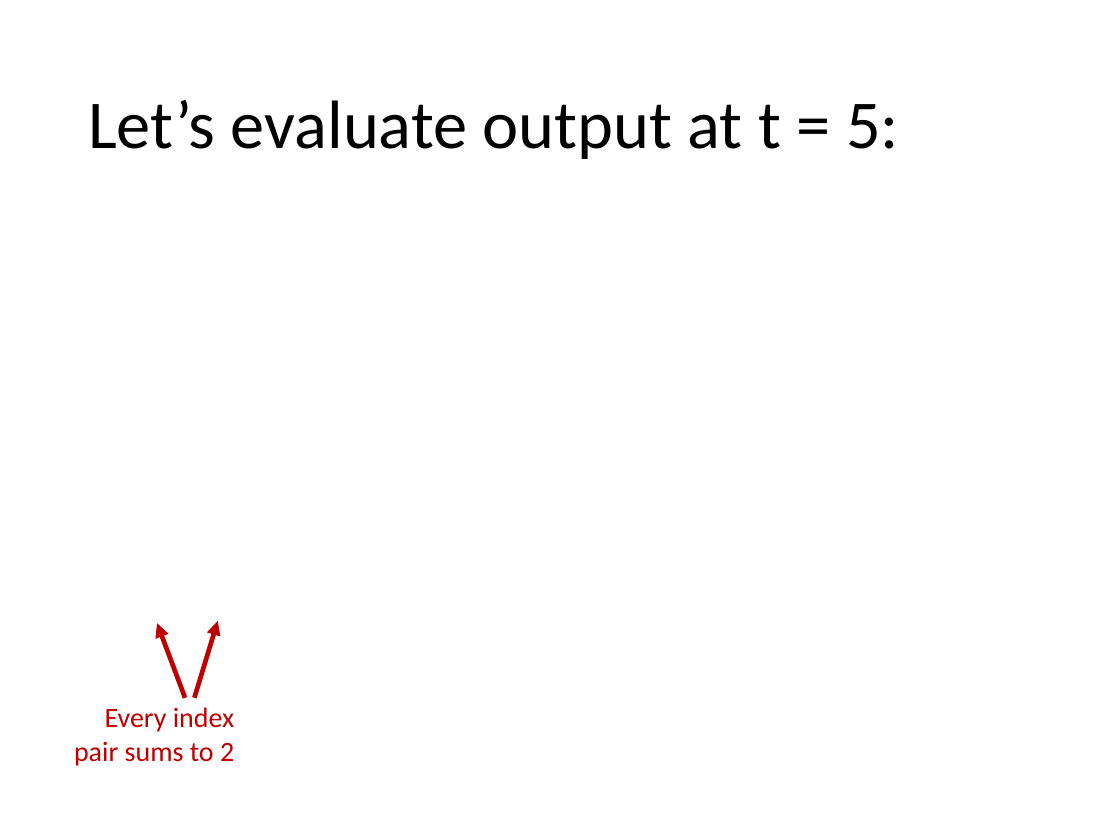
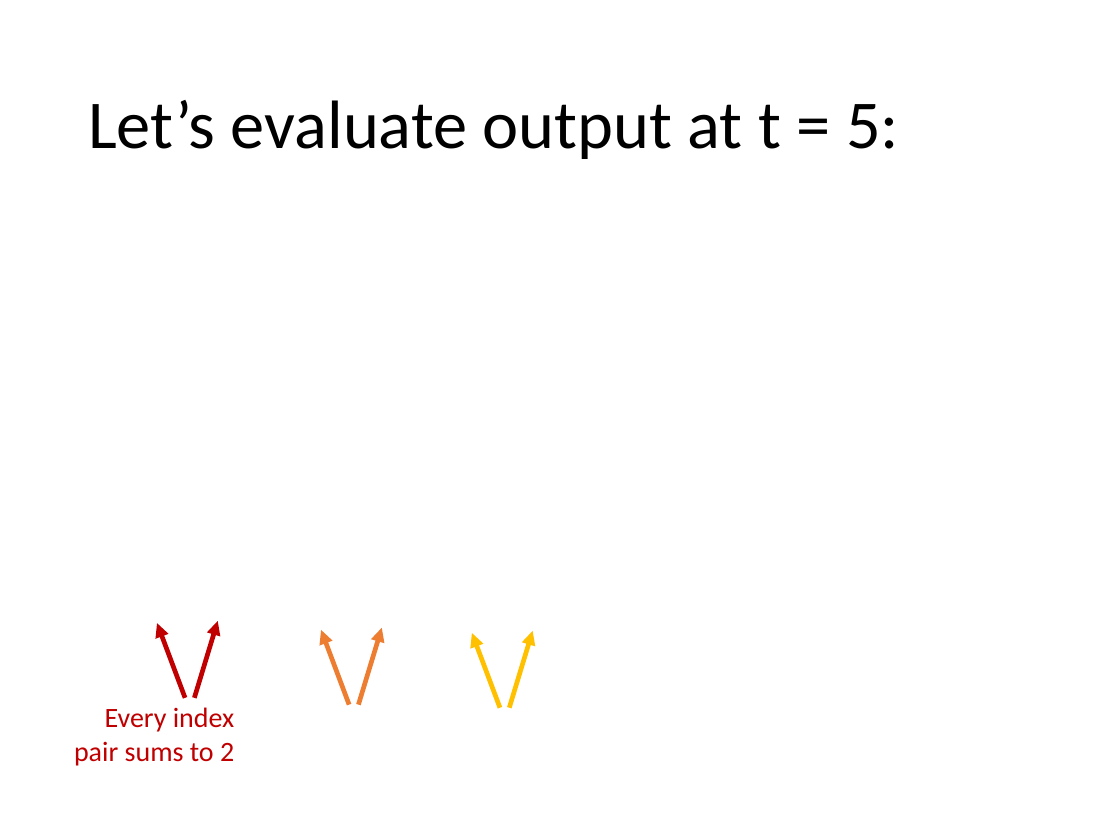
Before and after one commit to tomjhou/MathClassPythonCode, a slide deck: slide 31 of Class3/Lecture3 - Convolution.pptx (slide 23 before the commit). Drawn at 1120x840 pixels with LibreOffice and Linux fonts; fonts in the diff are those of the drawing; grey boxes stand for pictures. Boxes give left, top, right and bottom in pixels: in the first picture for what was removed or moved away, otherwise in the second. Text is boxed around its words. In the diff, an @@ line names an element or a change of style, - is before the commit and + after.

```diff
--- a/Class3/Lecture3 - Convolution.pptx
+++ b/Class3/Lecture3 - Convolution.pptx
@@ arrow added from (349, 704) to (321, 629), #ED7D31 3 pt @@
@@ arrow added from (358, 704) to (382, 628), #ED7D31 3 pt @@
@@ arrow added from (500, 708) to (472, 633), #FFC000 3 pt @@
@@ arrow added from (510, 708) to (533, 631), #FFC000 3 pt @@
```
Also in this commit, not shown: 4 other slides changed, 14 slides added, 1 other file.
